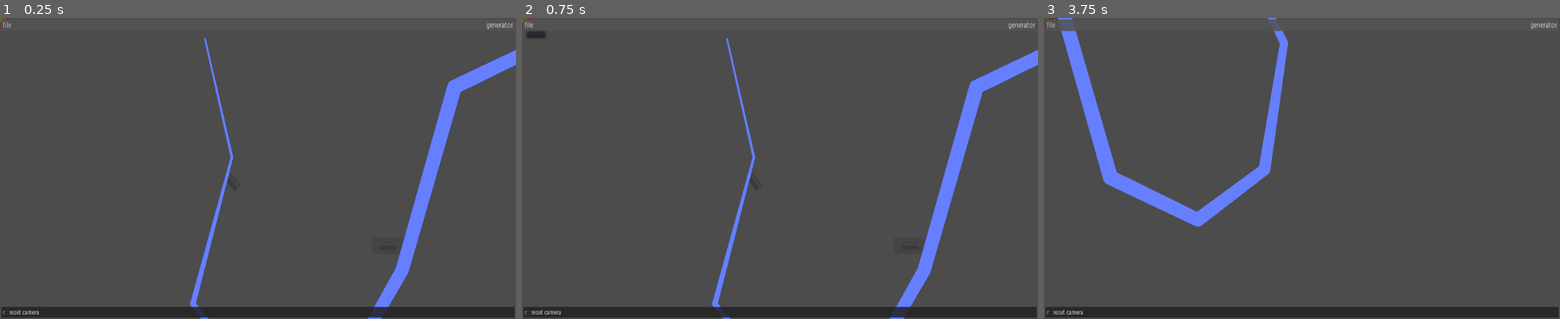
Above: before the commit, frames 1-3 (left to right).
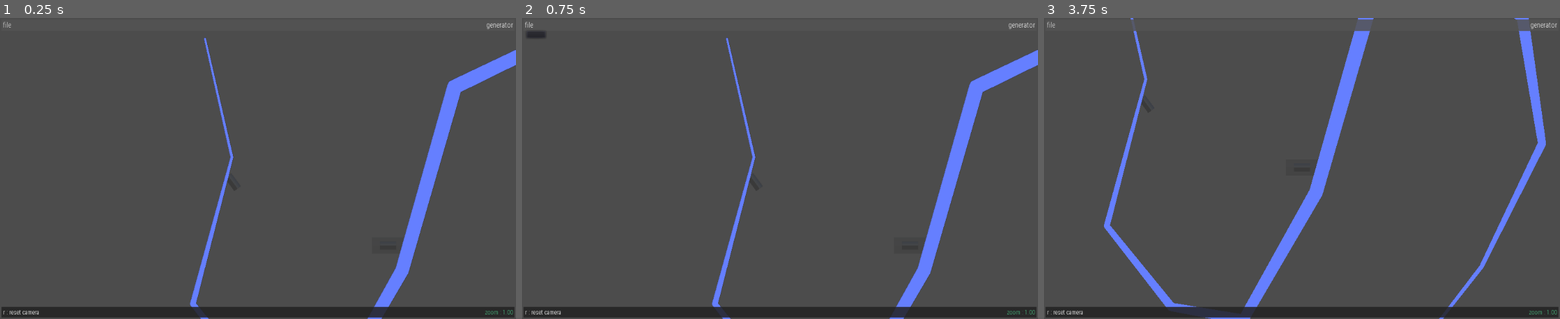
Above: after the commit, the same moments.

Repository: ioxu/microscratches-generator
Game: Godot game, scene res://scenes/main.tscn
Same seed, same stepped clock (60 frames per second), same inputs: the game is played once before the commit and once after it. A sky picture missing from this copy of the repository is replaced by a grey-blue gradient.
Inputs (mouse positions are in pixels of both pictures, inside the frame that each line leads up to):
- Up to frame 1 (0.25 s): no input
- Up to frame 2 (0.75 s): click "file" at 0.5 s
- Up to frame 3 (3.75 s): click "file" at 1.25 s; click "file" at 2 s; tap Enter at 2.75 s; move the mouse to (1415, 153) at 2.77 s; click (1415, 153) at 2.92 s; tap R (ui_reset_camera) at 3.5 s; move the mouse to (1198, 183) at 3.52 s; click (1198, 183) at 3.67 s

The runs differ from the first frame. In frame 1, less than 0.1% of the frame differs, in the area x 0-100%, y 0-99%; in frame 2, less than 0.1%; in frame 3, 10%, in the area x 0-100%, y 0-100%.
Error in both runs: Assertion failed: This project must only be developed in engine versions 3.2.3 and earlier (res://scenes/main.gd:10)

Commit message:
fixed pan and zoom

Diff:
--- a/scenes/display.gd
+++ b/scenes/display.gd
@@ -1,11 +1,14 @@
 extends Node2D
+# controls the "camera" transform, and display of the RTT
 
 var panning := false
 var zoom := 1.0
-var _zoom_rate := 1.05
+var _zoom_rate := 1.05 #1.05
 
-export var zoom_min := 0.02
-export var zoom_max := 1000
+export(NodePath) onready var viewport = get_node( viewport )
+
+export var zoom_min := 0.1
+export var zoom_max := 30.0
 
 var gtime = 0.0
 
@@ -15,12 +18,15 @@
 # https://docs.godotengine.org/en/stable/tutorials/math/matrices_and_transforms.html
 
 
-var zoom_centre := Vector2()
-var zoom_centre_c0 := Vector2()
+signal zoom_changed(new_zoom)
 
 
 func _ready() -> void:
 	cam_transform.origin = $display.transform.origin
+	yield(get_tree().create_timer(.05), "timeout")
+	emit_signal("zoom_changed", self.zoom)
+
+	print("[display] viewport dimensions %s"%viewport.get_size())
 
 
 func _input(event):
@@ -42,34 +48,32 @@
 
 	if event is InputEventMouseMotion:
 		if panning:
-			#$TextureRect.set_position( $TextureRect.get_position() + event.relative )
 			cam_transform.origin += event.relative
 			#print("panning %s"%event.relative)
 
 
 func zoom_at_point(zoom_change, point):
-	var c0 = cam_transform.origin #global_position # camera position
-	var v0 = get_viewport().size # vieport size
-	print("viewport size %s"%v0)
-	var c1 # next camera position
-	var z0 = self.zoom # current zoom value
-	var z1 = z0 * zoom_change # next zoom value
 
-	#c1 = c0 + (-0.5*v0 + point)*(z0 - z1)
-	c1 = c0 + (-0.5*v0 + point) * (z0 - z1)
+	var zz = zoom_change #2 - zoom_change
+	self.zoom = self.zoom * zz
+	if self.zoom < zoom_min or self.zoom > zoom_max:
+		zz = 1.0
 
-	self.zoom = clamp(z1, zoom_min, zoom_max)
-	cam_transform.origin = c1
-	cam_transform.x.x = self.zoom
-	cam_transform.y.y = self.zoom
 
-	zoom_centre = c1
-	zoom_centre_c0 = c0
+	var offset_t = Transform2D().translated( -point)
+	var scaled_t = Transform2D().scaled( Vector2.ONE * zz ) #Vector2(zz, zz) )
+	var reoffset_t = Transform2D().translated( point)
+
+	cam_transform = reoffset_t * scaled_t * offset_t * cam_transform
+
+	emit_signal("zoom_changed", self.zoom)
+
+	self.zoom = clamp(self.zoom, zoom_min, zoom_max)
 
 
 func _draw() -> void:
-	draw_circle(zoom_centre, 20, Color(1.0,0.0,0.0,0.25))
-	draw_circle(zoom_centre_c0, 10, Color(0.0,1.0,0.0,0.25))
+	var vp_size = viewport.get_size()
+	draw_arc( cam_transform.xform( Vector2(vp_size.x/2, vp_size.y/2) ) , 15, 0, 2*PI, 32, Color.white, 3)
 
 
 # warning-ignore:unused_argument
@@ -77,8 +81,9 @@
 	$display.transform = cam_transform
 	update()
 
+
 func reset_camera() -> void:
 	cam_transform.x = Vector2.RIGHT
-	cam_transform.y = Vector2.UP
-	cam_transform.origin = Vector2.ZERO
+	cam_transform.y = Vector2.DOWN
+	cam_transform.origin = get_viewport().size * 0.5
 	self.zoom = 1.0
--- a/scenes/main.tscn
+++ b/scenes/main.tscn
@@ -1,8 +1,9 @@
-[gd_scene load_steps=12 format=2]
+[gd_scene load_steps=13 format=2]
 
 [ext_resource path="res://scenes/main.gd" type="Script" id=1]
 [ext_resource path="res://fonts/RobotoCondensed-Light.ttf" type="DynamicFontData" id=2]
 [ext_resource path="res://scenes/render_scene.tscn" type="PackedScene" id=3]
+[ext_resource path="res://scenes/ui.gd" type="Script" id=4]
 [ext_resource path="res://scenes/display.gd" type="Script" id=5]
 
 [sub_resource type="ViewportTexture" id=1]
@@ -55,12 +56,14 @@
 
 [node name="display" type="Node2D" parent="."]
 script = ExtResource( 5 )
+viewport = NodePath("../scene/ViewportContainer/Viewport")
 
 [node name="display" type="Sprite" parent="display"]
 position = Vector2( 770.13, 455.485 )
 texture = SubResource( 1 )
 
 [node name="ui" type="Node" parent="."]
+script = ExtResource( 4 )
 
 [node name="Control" type="Control" parent="ui"]
 anchor_right = 1.0
@@ -154,10 +157,32 @@
 custom_constants/margin_left = 3
 custom_constants/margin_bottom = 3
 
-[node name="status_bar_label" type="Label" parent="ui/Control/MarginContainer/VBoxContainer/PanelContainer2/MarginContainer"]
+[node name="HBoxContainer" type="HBoxContainer" parent="ui/Control/MarginContainer/VBoxContainer/PanelContainer2/MarginContainer"]
 margin_left = 3.0
 margin_top = 3.0
 margin_right = 1015.0
 margin_bottom = 18.0
+
+[node name="status_bar_label" type="Label" parent="ui/Control/MarginContainer/VBoxContainer/PanelContainer2/MarginContainer/HBoxContainer"]
+margin_right = 72.0
+margin_bottom = 15.0
 custom_fonts/font = SubResource( 7 )
 text = "r : reset camera"
+
+[node name="Control" type="Control" parent="ui/Control/MarginContainer/VBoxContainer/PanelContainer2/MarginContainer/HBoxContainer"]
+margin_left = 76.0
+margin_right = 973.0
+margin_bottom = 15.0
+size_flags_horizontal = 3
+__meta__ = {
+"_edit_use_anchors_": false
+}
+
+[node name="zoom_label" type="Label" parent="ui/Control/MarginContainer/VBoxContainer/PanelContainer2/MarginContainer/HBoxContainer"]
+margin_left = 977.0
+margin_right = 1012.0
+margin_bottom = 15.0
+custom_fonts/font = SubResource( 7 )
+custom_colors/font_color = Color( 0.286275, 0.721569, 0.498039, 1 )
+text = "zoom : "
+[connection signal="zoom_changed" from="display" to="ui" method="_on_display_zoom_changed"]
--- /dev/null
+++ b/scenes/ui.gd
@@ -0,0 +1,11 @@
+extends Node
+
+var zoom_label : Label
+
+
+func _ready() -> void:
+	zoom_label = self.find_node("zoom_label")
+
+
+func _on_display_zoom_changed(new_zoom) -> void:
+	zoom_label.text = "zoom : %0.2f"%new_zoom
